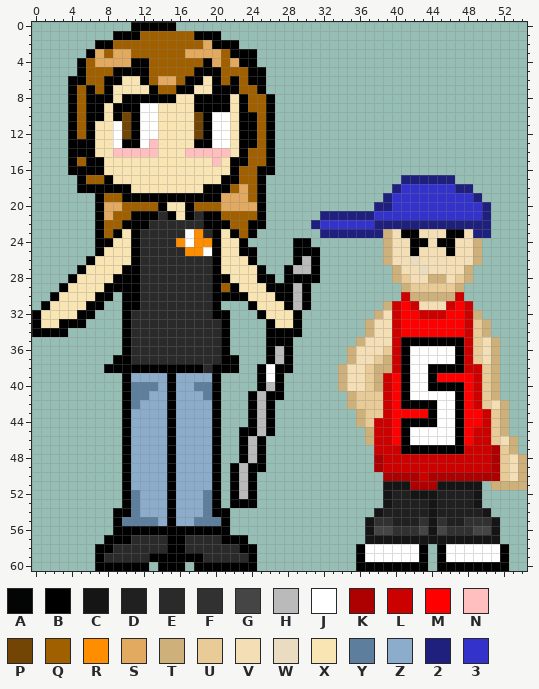
Pixel-art sprite, stored at images/couples/band_gangster.png. The first picture shows the starting point.
The file is 55x61 pixels. Colours within 5 levels of each other are drawn and written as one.
Palette (. is transparent): A #000000f9  B #000000  C #151515  D #202020  E #2a2a2a  F #313131  G #454545  H #bababa  J #ffffff  K #ad0000  L #cd0000  M #ff0000  N #ffbfbf  P #734504  Q #a16000  R #ff8d00  S #e2aa60  T #cdb07a  U #e8cb96  V #f3deb5  W #eadcc1  X #f9e4b3  Y #5e7e9d  Z #8bacca  2 #1f1f7d  3 #3333cc
Pixels before (only the part around the change), first column x 0:
 0 ...........BBBBB.......................................
 1 .........BBBQQQQQQBBB..................................
 2 .......BBQQQQQQQQQQSBBB................................
 3 ......BSQSSQQQQQQSSSSQBBB..............................
 4 .....BQSSSSBBQQQQQQBSQSBB..............................
 5 .....BQQQBBBBQQQQQBBBQQQBB.............................
 6 ....BBQQBBXXBQSSQBBXBQBQBB.............................
 7 ....BQBQBXXXXBQQBBXXBBBQQB.............................
 8 ....BQBBBXBBBBBBXXBBBBXBQQB............................
 9 ....BQBBXBBBJJXXXXBBBBXBQQB............................
10 ....BQBBXBPBJJXXXXPBJJXBBQB............................
11 ....BQBXXJPBJJXXXXPBJJXBBQB............................
12 ....BQBXXJPBJJXXXXPBJJXBBQB............................
13 ....BBBXXJBBJNXXXXBBJJXBBQB............................
14 ....BBBXXNNNNNXXXNNNNNXBQQB............................
15 ....BQBBXXXXXXXXXXXXNXBBQQB............................
16 ....BBBBXXXXXXXXXXXXXXBQQBB............................
17 .....BQQBXXXXXXXXXXXXBBQQB...............222222........
18 .....BBBBBBXXXXXXXXBBBQSQB..............233333322......
19 .......BQQBBBBBBBBBBBSSSQB.............23333333332.....
20 .......BSSQQQQBXXBQQQSSSSB............2233333333332....
21 .......BSQQBBBEBXBEBBQQQQB......2222223333333333332....
22 .......BQQBBBEEEEEEBBBQQBB.....23333332222222222222....
23 .......BQBXBEEEEEJREBXBQB.......2222222TVBBVVVBBV22....
24 .......BBXXBEEEERJRRBXXB.....BB........TVVBBVBBVVT.....
25 .......BXXXBEEEEERRJBXXBB....BBB.......TVVBVVVBVVT.....
26 ......BXXXXBEEEEEEEEBXXXB....BHB.......TVVWVVVVVVT.....
27 .....BXXXXBBEEEEEEEEBXXXXB..BHHB........TVVWVVVVT......
28 ....BXXXXBBBEEEEEEEEBBXXXBB.BBBB........TUVVTTVUT......
29 ...BXXXXBBBBEEEEEEEEBQBXXXBBBHB..........TUUUUUT.......
30 ..BXXXXBB.BBEEEEEEEEBBBBXXXBBHB..........LTTTTTL.......
31 .BXXXXBB..BBEEEEEEEEB...BXXXBHB........TLMLVVVLML......
32 BXXXXBB...BEEEEEEEEEBB...BXXXB........TVLMMLLLMMLT.....
33 BXXBBB....BEEEEEEEEEEB....BXXB.......TVVLMMMMMMMLUT....
34 BBBB......BEEEEEEEEEEB....BBBB.......TVVLMMMMMMMLUT....
35 ..........BEEEEEEEEEEB....BBB.......TVVVLBBBBBBBLUVT...
36 ..........BEEEEEEEEEEB....BHB......TVVVULBJJJJJBLUVT...
37 .........BBEEEEEEEEEEBB...BHB......TVVUTLBJJJJJBLUVT...
38 ........BBBBBBBBBBBEBBB..BJBB.....TVVUTTLBJJBBBBLLUT...
39 ..........BZZZZBZZZZB....BJB......TVVUTLMBJJBMMMMLUT...
40 ..........BYYYZBZZYYB....BHB......TVVUTLMBJJBBBBMLUT...
41 ..........BYYZZBZZZYB...BHBB.......TUUULMBJJJJJBMLUT...
42 ..........BYZZZBZZZZB...BHB........TUUULMBBBBJJBMLUVT..
43 ..........BZZZZBZZZZB...BHB.........TUULMMMMBJJBMMLUT..
44 ..........BZZZZBZZZZB...BHB.........TULLMBBBBJJBMMLUT..
45 ..........BZZZZBZZZZB..BBHB..........TLLMBJJJJJBMLLUT..
46 ..........BZZZZBZZZZB..BHB...........TLLMBJJJJJBMLLUVT.
47 ..........BZZZZBZZZZB..BHB............LLLBBBBBBBLLLKUT.
48 ..........BZZZZBZZZZB..BHB............KLLLLLLLLLLLLKUVT
49 ..........BZZZZBZZZZB.BHBB............KLLLLLLLLLLLLKUVT
50 ..........BZZZZBZZZZB.BHB..............KKKKLKKKKKKKKUVT
51 ..........BZZZZBZZZZB.BHB..............CCCKKKCCCCC.TTTT
52 ..........BYZZZBZZZYB.BHB..............CDDCCCDDDDC.....
53 ..........BYZZZBZZZYB.BBA..............CDDDDCDDDDC.....
54 .........BBYZZZBZZZYBB................CDDDDDCDDDDDC....
55 .........BYYYYZBZZYYYB...............CFFDDDFCFDDFFFC...
56 .........BBBBBBBBBBBBB...............CGGFFFGCGFFFGGC...
57 ........BBBEEEEBBEEEEBBB.............CCCCCCCCCCCCCCC...
58 .......BBEEEEEEBBEEEEEEBB...........BJJJJJJB.BJJJJJJB..
59 .......BEEEEEBBBBBBEEEEEB...........BJJJJJJB.BJJJJJJB..
60 .......BBBBBB.BBB.BBBBBBB...........BBBBBBBB.BBBBBBBB..
Once edited:
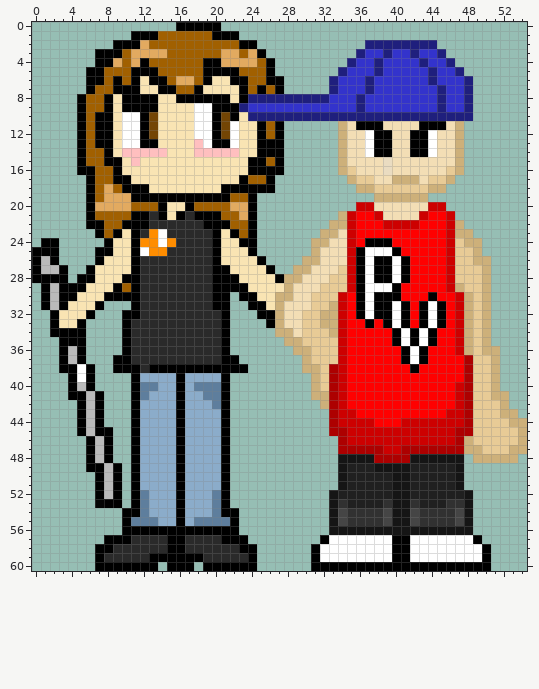
Difference:
Changed rows in their new state; - is an unchanged pixel.
first column x 0:
 0 -----------.....BBBBB----------------------------------
 1 ---------..-BB----QQ-BB--------------------------------
 2 -------..BBBS------QQQQBB------------22222222----------
 3 ------.BBBQSSSS--QQQQSSQSB----------2332332332---------
 4 -----..BB-QS--------BS-SSQB--------233233332332--------
 5 -----.BB-QQ--B----Q--BB-QQB-------23332333332332-------
 6 ----..BBQ-QBXBBQSSQBXX-BQQBB-----2333233333323332------
 7 ----..--QBBB-XBBQQB-XXXB--QB-----2333233333332332------
 8 ----.BQQ------XXBB------2222222223332333333332332------
 9 ----.BQQBX--BB----JJ--B23333333333332333333332332------
10 ----.BQ-BXJJBP----JJBPBX2222222222222222222222222------
11 ----.BQBBXJJBP----JJBPJXXBQB------TVBBBVVVVBBBVT-------
12 ----.BQBBXJJBP----JJBPJXXBQB------TVVJBBVVBBJVVT-------
13 ----.-QBBXJJBB----NJBBJXXB-B------TVVJBBVVBBJVVT-------
14 ----.-QQBX----N--X----NXXB-B------TVVJBBVVBBJVVT-------
15 ----.BQQBB-N--------X-XXBBQB------TVVVVWVVVVVVVT-------
16 ----.--QQB------------XXB--B------TUVVVWVVVVVVUT-------
17 -----.B-QBB----------XXB-QB--------TUUVVTTTVUUT--------
18 -----.-QSQ-BB------XX-BBB-B---------TTUUUUUUTT...------
19 ------BQSSS----------BQQB.------------TTTTTT......-----
20 ------BS--S----------Q--B.----------LLVVVVVVLL.....----
21 ------BQQ----EBXBEB----SB.------..TLMMLVVVVLMML....----
22 ------B------------------.-----..TTLMMMLLLLMMMLT...----
23 -------------RJ--EE-------------TTVLMMMMMMMMMMLTT..----
24 -BB----.----RRJREEEE----B----..TTVVLMBBBMMMMMMLUT------
25 BBB-----B---JRR--EEE---X-----..TVVVLBJJJBMMMMMLUU------
26 BHB---.B----------------XB---.TTVVVLBJBBJBMMMMLUU-T----
27 BHHB-.B---X----------B---XB-.TTVVVULBJBBJBMMMMLUUUT----
28 BBBB.BB--X------------B--XXBTTVVVUULBJBBJBMMMML-UUT----
29 -BH-BB--X-Q----------B-B--XXTVVVUUULBJJJBMMMMML-UUT----
30 -BHBB--X-B------------.-B--TTVVUUULMBJBBBMMMBMM-TUT----
31 --HB--X---.----------B---B-TVVVUUTLMBJBBJBMBJBMLTUT----
32 ..B--X-----B--------E-----BTVVUUTTLMBJBBJB-BJB-LTUT----
33 ..BXX----------------------TVVUUTTLMMBMBJB-BJB-LT------
34 ..--BB--------------------.TTVUUUTLMMMMMBJBJB--LT------
35 ---BBB--------------------..TTUUUULMMMMMBJ-J-MMLT-T.---
36 ---BHB--------------------...TTUUULMMMMMM--BMMMLT-T----
37 ---BHB--------------------...-TUUULMMMMMM--BMMMMK-U----
38 ---BBJB-.---E------B---B-....-TTUKLMMMMMMMBMMMMMKU-----
39 ----BJB---.B---ZB---ZB---...---TUKLMMMMM-MMMM---KU-----
40 ----BHB---.B---ZB---YB---...---TUKLMMMMM-MMMMMMLKU-----
41 ----BBHB--.B---ZB---YB--....---TTKLMMMMM-MMMMMMLKU--T--
42 -----BHB--.B---ZB---YB--...-----TKLMMMMM-MMMMMMLKU-U---
43 -----BHB--.B---ZB---ZB--...------KLLMMMM----MMLLKUU--T-
44 -----BHB--.B---ZB---ZB--...------KLLLLMM-LLLLLLLKUU-UTT
45 -----BHBB-.B---ZB---ZB-....------KKLLL--LLLLLLLKKUU-UUT
46 ------BHB-.B---ZB---ZB-...--------KLLL--LLLLLLLKTUU-UUT
47 ------BHB-.B---ZB---ZB-...--------KKKKK--KKKKKKKTTUU--T
48 ------BHB-.B---ZB---ZB-...--------CCCC-KKKCCCCCC.TTTTT.
49 ------BBHB.B---ZB---ZB....--------CDDDCCCCDDDDDC.......
50 -------BHB.B---ZB---ZB...---------CDDDDDCCDDDDDC.......
51 -------BHB.B---ZB---ZB...---------CDDDDD--DDDDD-..-....
52 -------BHB.BY--ZB--ZYB...--------CDDDDDDCCDDD---C.-----
53 -------ABB.BY--ZB--ZYB...--------CFDDDDFCCF-D-FFC.-----
54 ---------.-BY--ZB--ZY-B----------CGFFFFGCCGFFFFGC..----
55 ---------.B----ZB----YB----------CGFFF-GCCG-F-FGC...---
56 ---------.------------B----------CCCC-CCCCCC-CCCC...---
57 --------------------------------BJJJJJJJBBJJJJJJJB..---
58 -------------------------------BJJJJJ---BB-JJJ----B..--
59 -------------------------------BJJJJJ---BB-JJJ----B..--
60 -------------B.--B.------------BBBBB--------B------..--
Changed places in both pictures, as pixel boxes (x1, y1, x2, y2):
changed: (32, 22, 527, 571)
